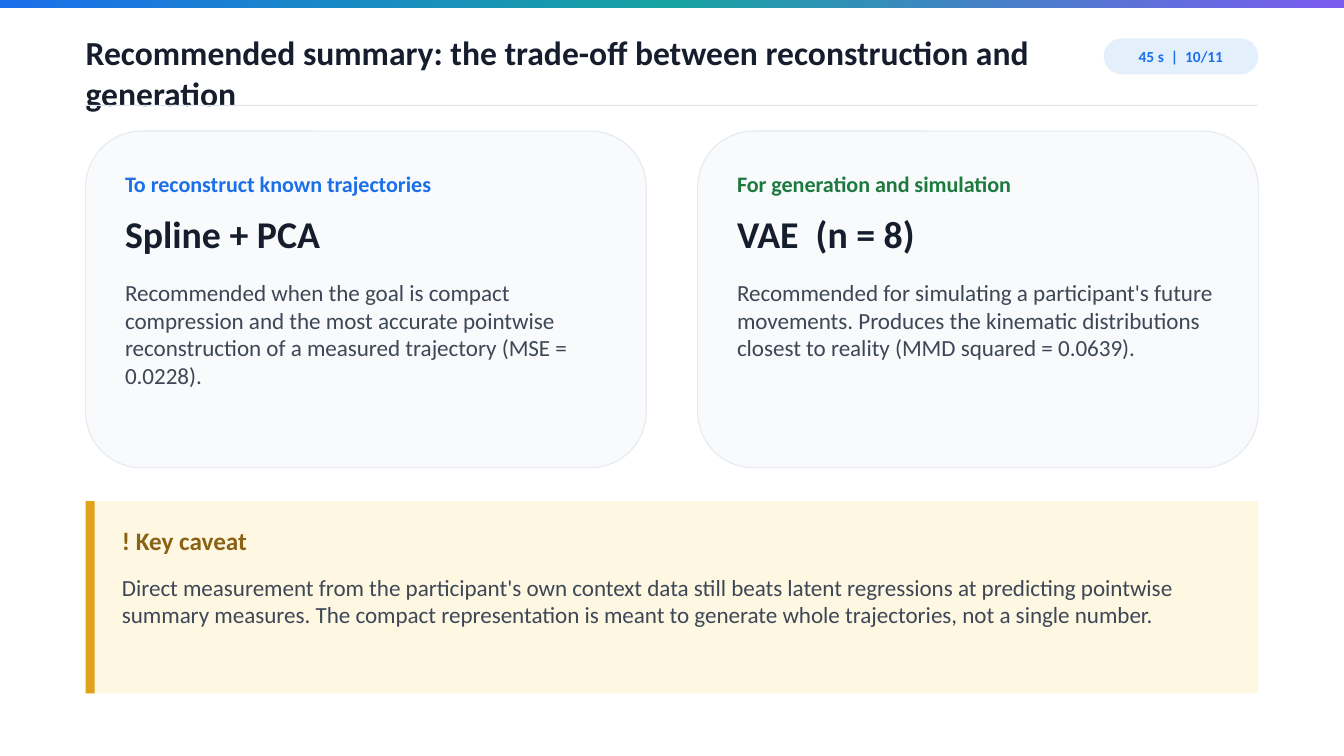
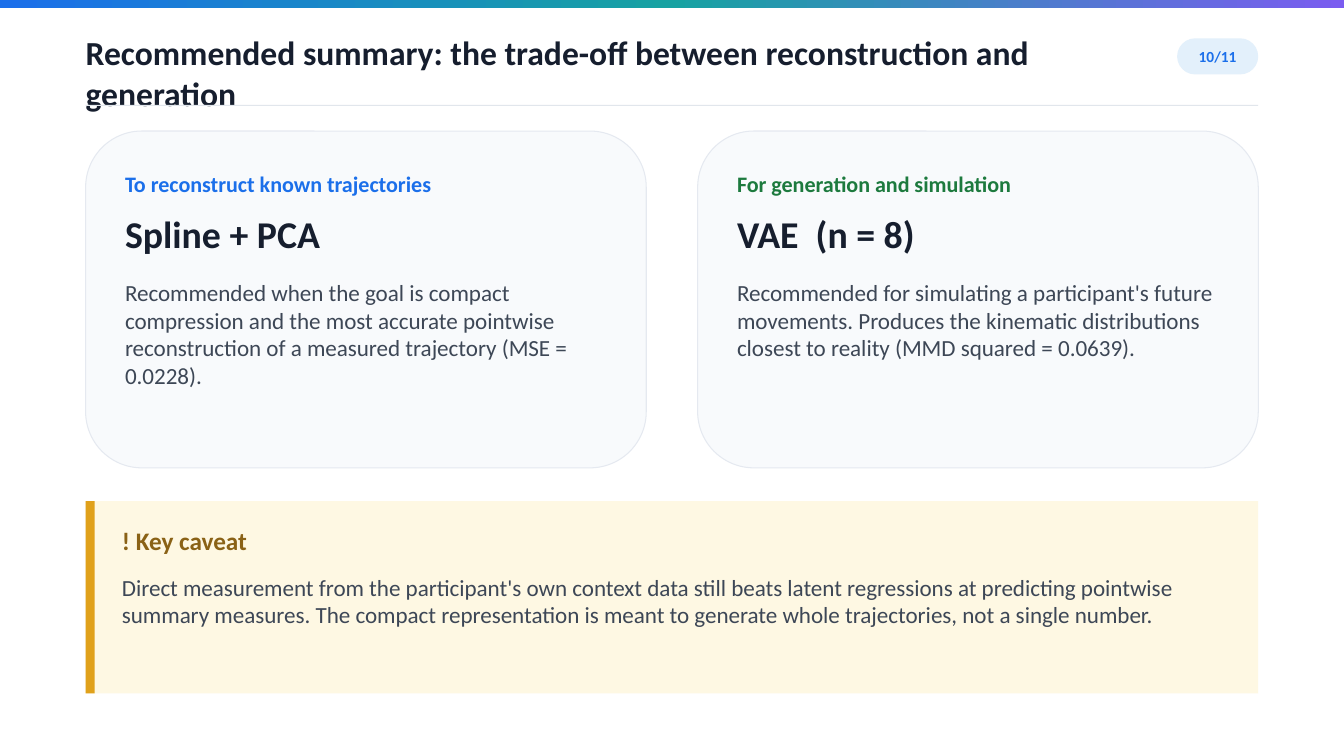
Before and after one commit to pazflashner/interception-movements-dl, a slide deck: slide 10 of production/Interception_Movements_Presentation_Styled.pptx. Drawn at 1344x756 pixels with LibreOffice and Linux fonts; fonts in the diff are those of the drawing. Boxes give left, top, right and bottom in pixels: in the first picture for what was removed or moved away, otherwise in the second. Text is boxed around its words. In the diff, an @@ line names an element or a change of style, - is before the commit and + after.

```diff
--- a/production/Interception_Movements_Presentation_Styled.pptx
+++ b/production/Interception_Movements_Presentation_Styled.pptx
@@ rounded rectangle "10/11": place and size @@
-rounded rectangle "10/11" at [1104,38,1258,75]
+rounded rectangle "10/11" at [1178,38,1258,75]
@@ text in rounded rectangle at [1199,51,1237,63]: text changed @@
-45 s | 10/11
+10/11
```
Also in this commit, not shown: 10 other slides changed, 5 other files.
